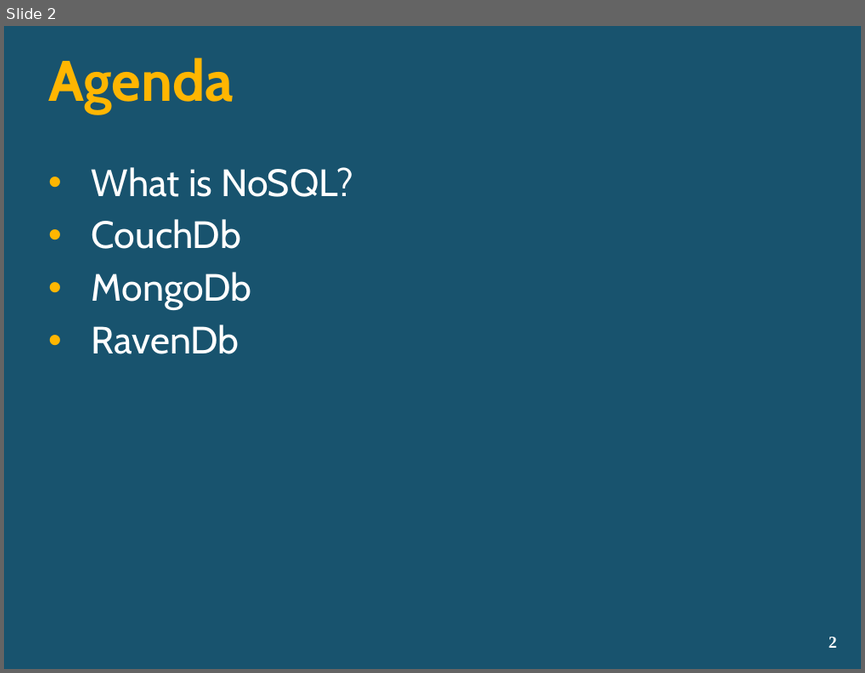
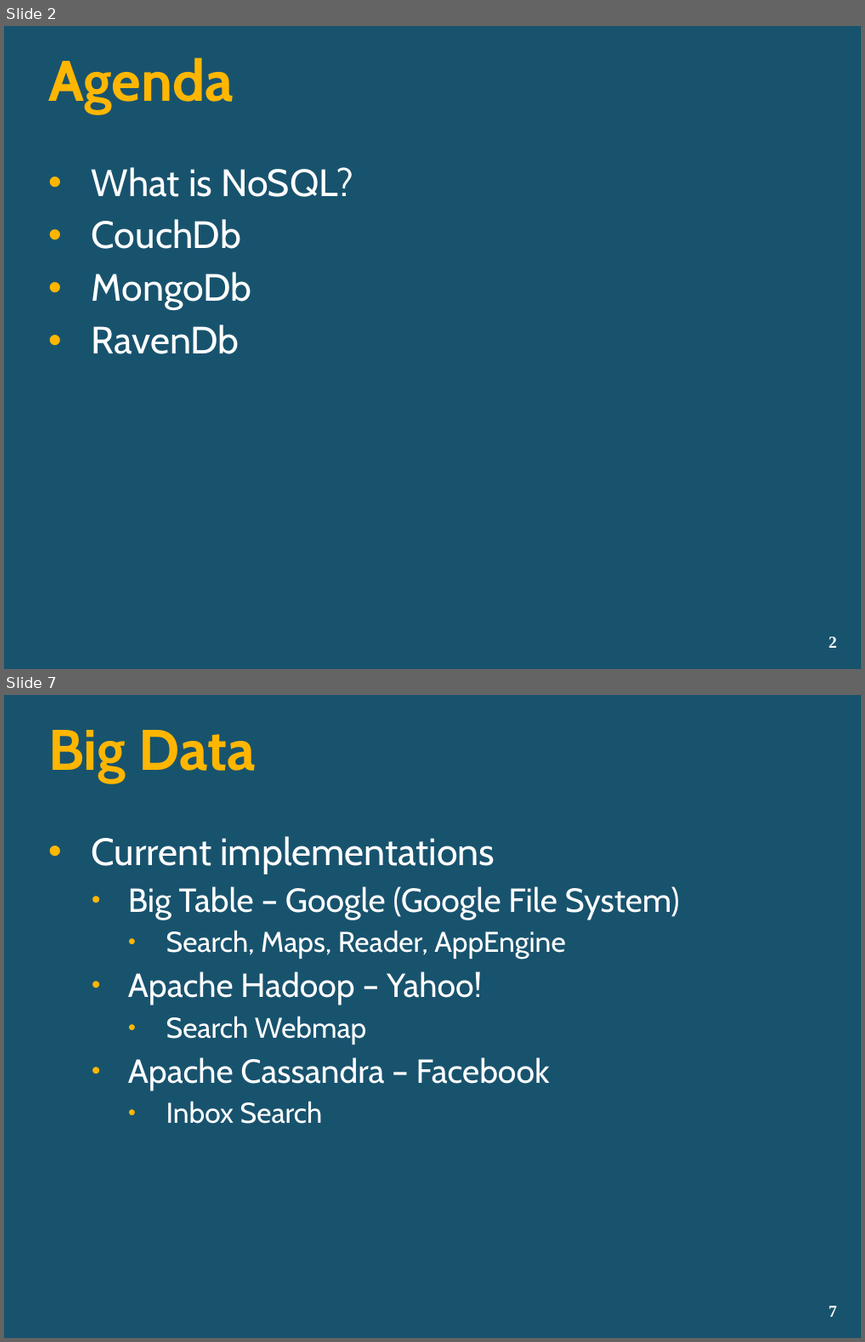
Before and after one commit to lozanotek/nosql, a slide deck: slides/NoSQL.pptx. Shown one above the other, each under a label of ours: slide 2 before the commit, slides 2 and 7 after it; the slides between them are not shown. The pictures are 865x673 and 865x1342 pixels, drawn with LibreOffice and Linux fonts; fonts in the diff are those of the drawing; background and template pictures are left out. Boxes give left, top, right and bottom in pixels: in the first picture for what was removed or moved away, otherwise in the second. Text is boxed around its words. In the diff, an @@ line names an element or a change of style, - is before the commit and + after.

```diff
--- a/slides/NoSQL.pptx
+++ b/slides/NoSQL.pptx
@@ slide 7 added at <box>4,695,861,1338</box>, background picture (left out) @@
@@ title added at <box>48,730,256,783</box>, 48 pt, text #FFB601, bold @@
+Big Data
@@ text added at <box>92,836,680,1123</box>, 28 pt, text #FFFFFF @@
+• Current implementations
+  • Big Table – Google (Google File System)
+    • Search, Maps, Reader, AppEngine
+  • Apache Hadoop – Yahoo!
+    • Search Webmap
+  • Apache Cassandra – Facebook
+    • Inbox Search
@@ page number added at <box>828,1305,837,1316</box>, 14 pt, text #FFFFFF, bold @@
+7
```
Also in this commit, not shown: 1 slide changed, 18 other slides added.
